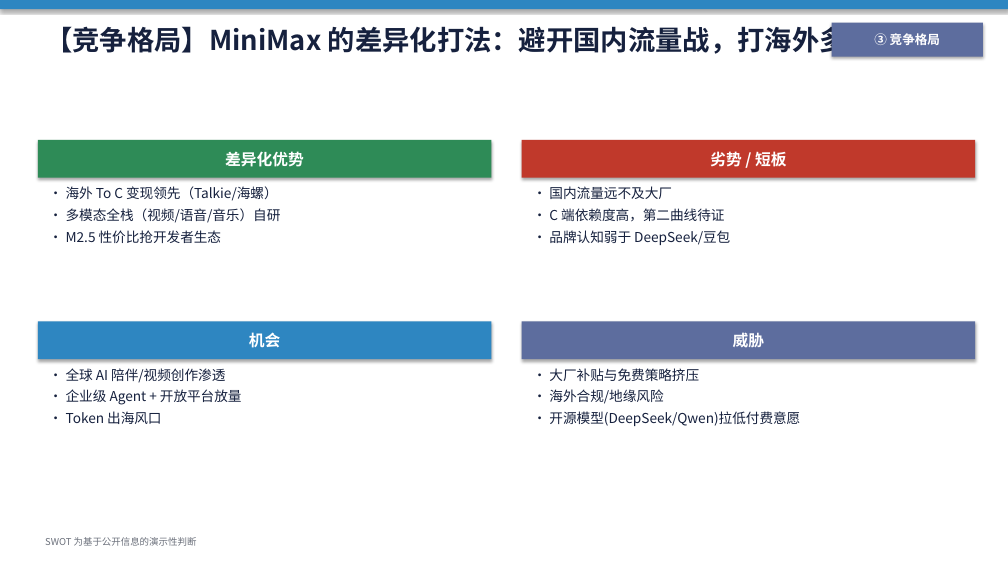
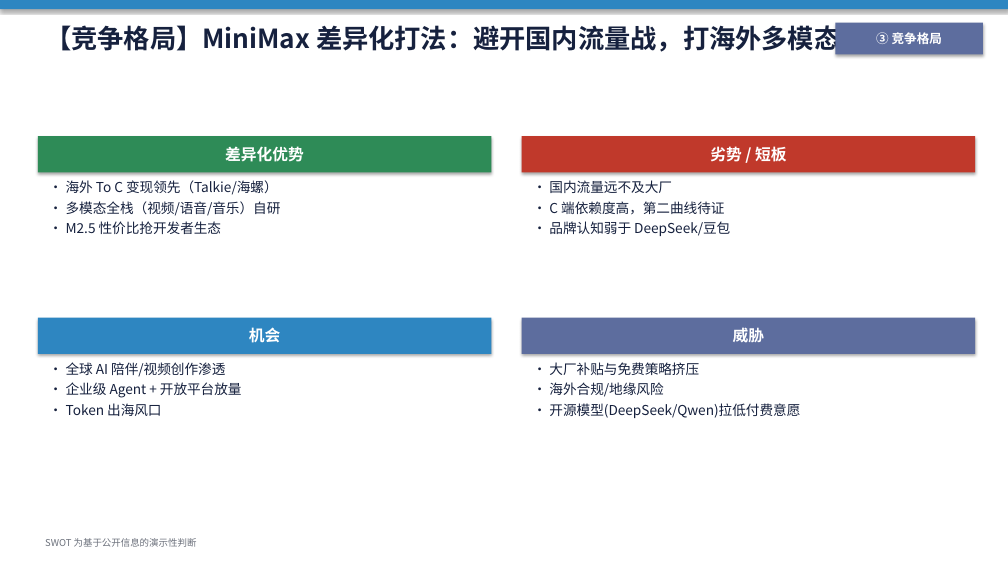
Before and after one commit to Kingpeile/King, a slide deck: slide 11 of MiniMax_前瞻_DCF_竞争格局.pptx. Drawn at 1008x567 pixels with LibreOffice and Linux fonts; fonts in the diff are those of the drawing. Boxes give left, top, right and bottom in pixels: in the first picture for what was removed or moved away, otherwise in the second. Text is boxed around its words. In the diff, an @@ line names an element or a change of style, - is before the commit and + after.

```diff
--- a/MiniMax_前瞻_DCF_竞争格局.pptx
+++ b/MiniMax_前瞻_DCF_竞争格局.pptx
@@ text at (45,22,840,55): text changed; size 26 to 25 pt @@
-【竞争格局】MiniMax 的差异化打法：避开国内流量战，打海外多模态
+【竞争格局】MiniMax 差异化打法：避开国内流量战，打海外多模态
@@ rectangle "③ 竞争格局": place and size @@
-rectangle "③ 竞争格局" at (832,23,983,57)
+rectangle "③ 竞争格局" at (836,23,983,54)
@@ 4 rectangles: place and size @@
-4 rectangles at (38,140,975,359)
+4 rectangles at (38,136,975,354)
@@ less space between paragraphs in 4 elements at (66,180,281,234), (549,180,730,236), (66,362,242,416), (549,362,800,418) @@
```
Also in this commit, not shown: 15 other slides changed, 2 slides added, 1 other file.
